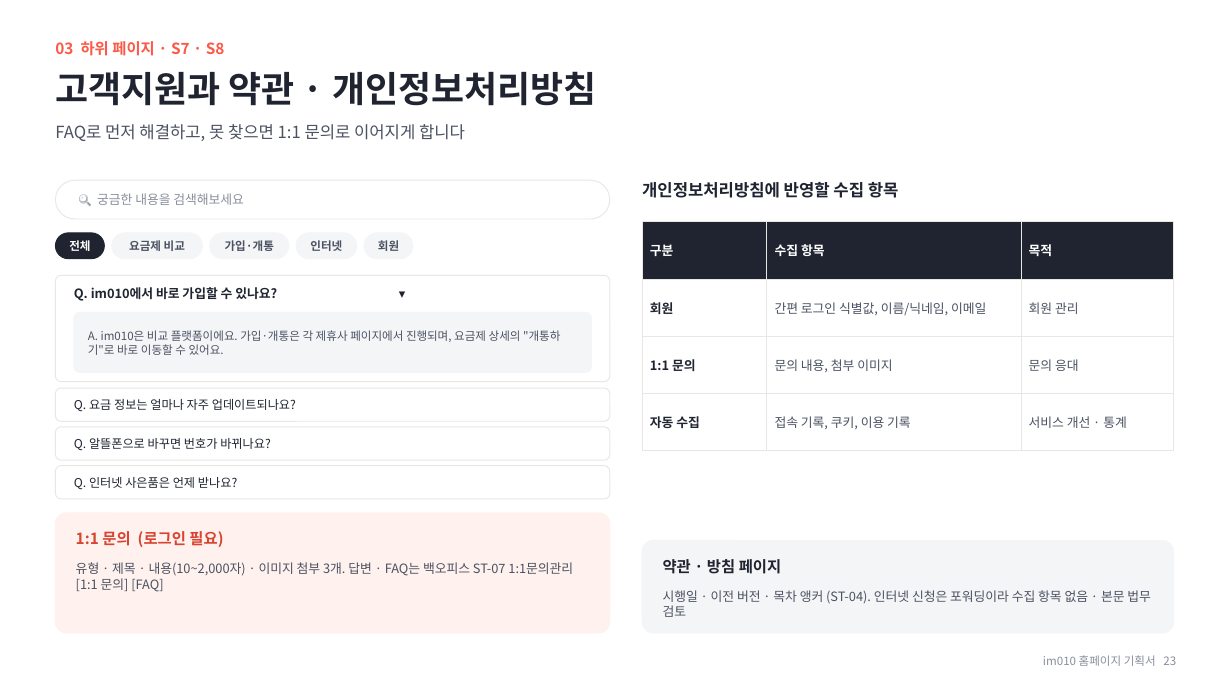
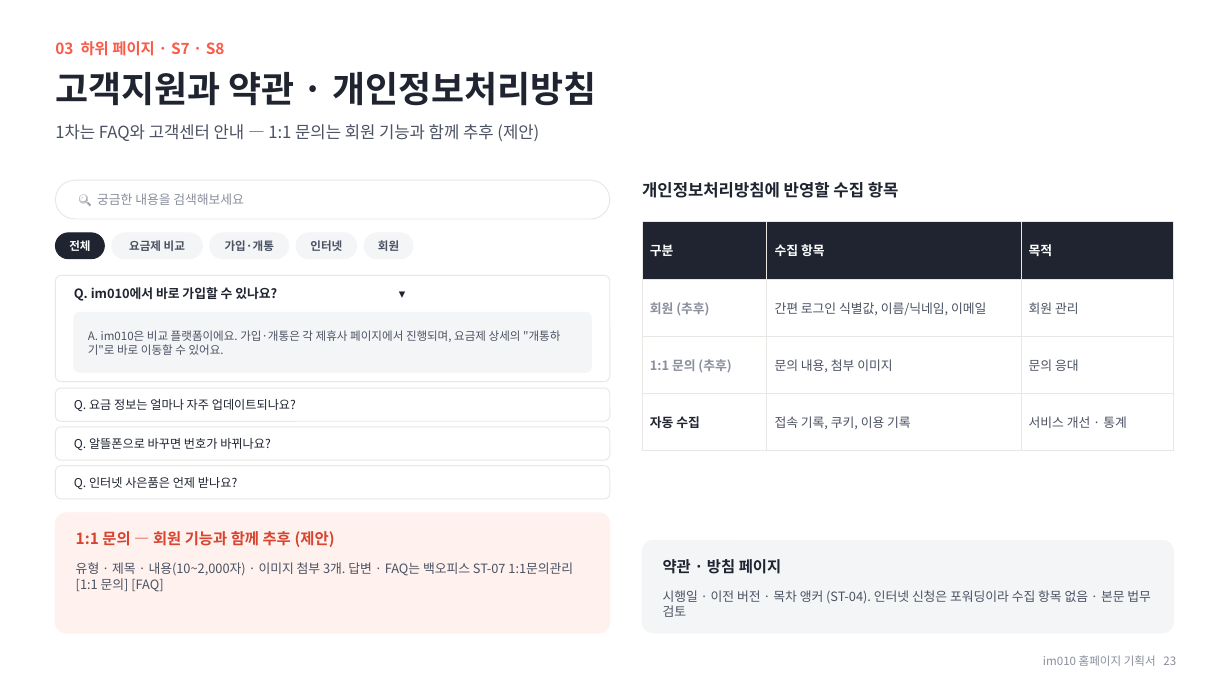
Before and after one commit to chlee-oss/im010, a slide deck: slide 23 of im010_기획서.pptx. Drawn at 1232x693 pixels with LibreOffice and Linux fonts; fonts in the diff are those of the drawing. Boxes give left, top, right and bottom in pixels: in the first picture for what was removed or moved away, otherwise in the second. Text is boxed around its words. In the diff, an @@ line names an element or a change of style, - is before the commit and + after.

```diff
--- a/im010_기획서.pptx
+++ b/im010_기획서.pptx
@@ text at [55,124,539,141]: text changed @@
-FAQ로 먼저 해결하고, 못 찾으면 1:1 문의로 이어지게 합니다
+1차는 FAQ와 고객센터 안내 — 1:1 문의는 회원 기능과 함께 추후 (제안)
@@ table at [642,222,1174,433] @@
-row 2, column 1: 회원
+row 2, column 1: 회원 (추후)
-row 3, column 1: 1:1 문의
+row 3, column 1: 1:1 문의 (추후)
@@ text at [76,531,335,547]: text changed @@
-1:1 문의 (로그인 필요)
+1:1 문의 — 회원 기능과 함께 추후 (제안)
```
Also in this commit, not shown: 24 other slides changed, 3 other files.
